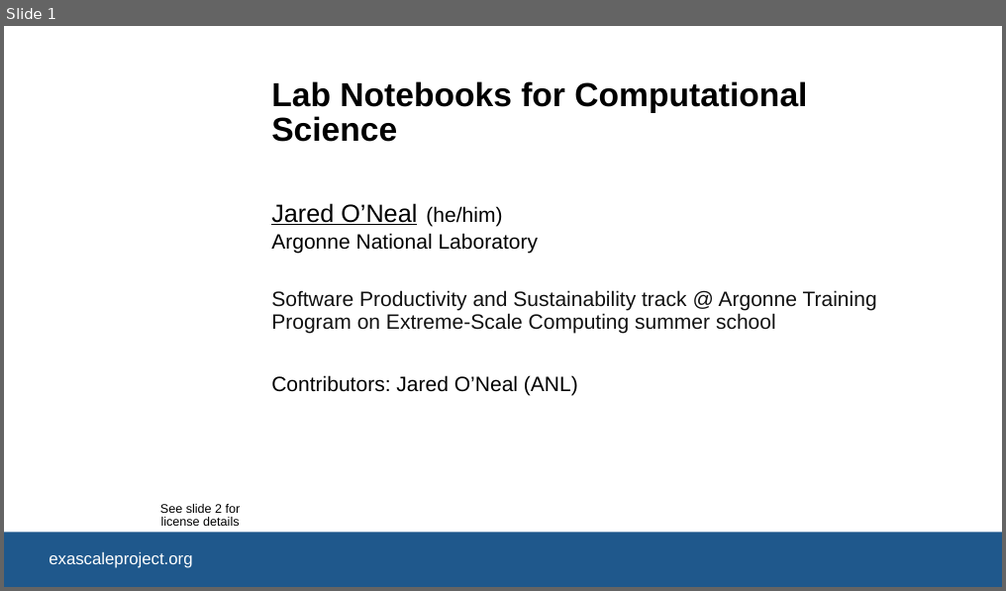
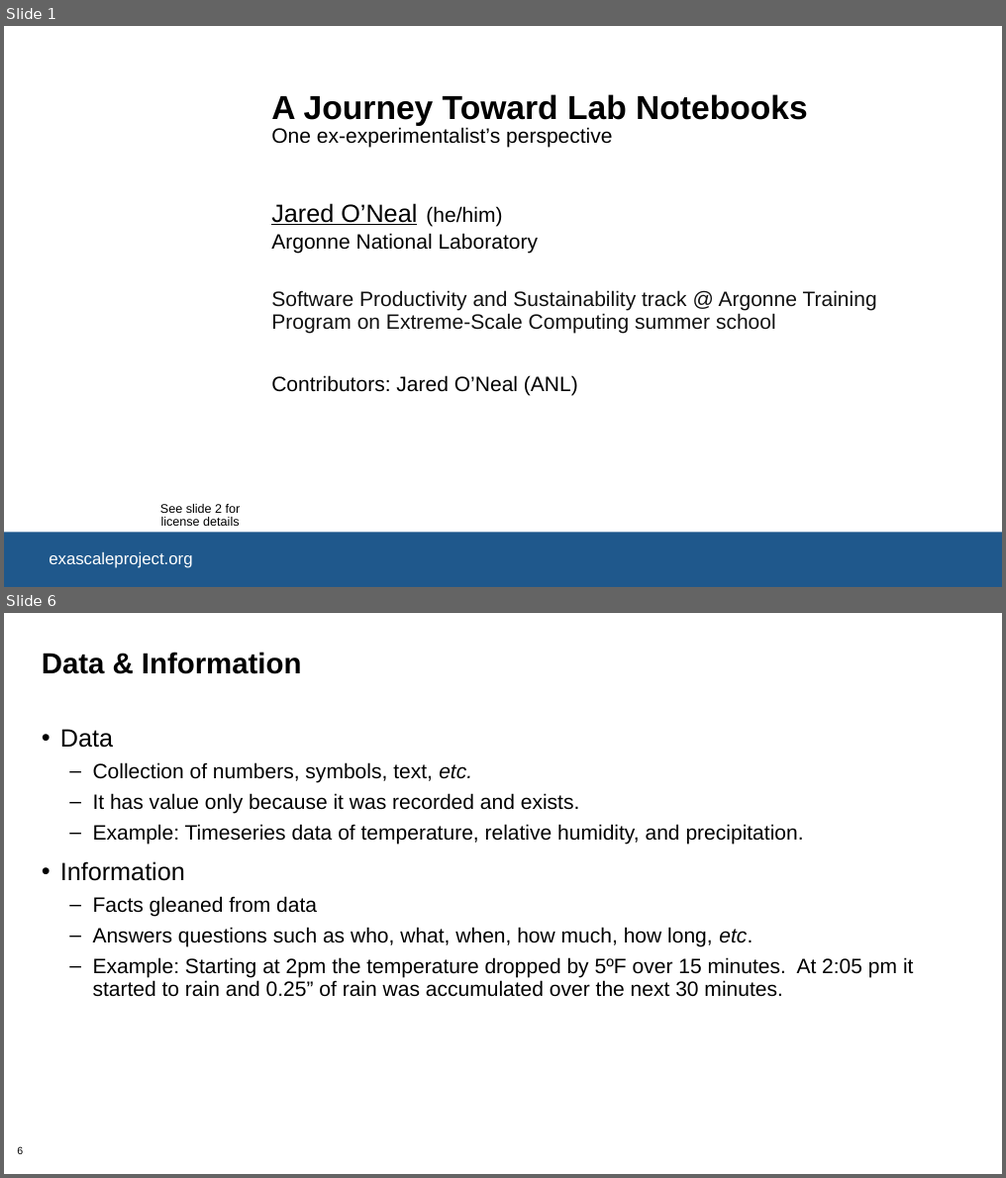
Before and after one commit to bssw-tutorial/presentations, a slide deck: lab-notebooks.pptx. Shown one above the other, each under a label of ours: slide 1 before the commit, slides 1 and 6 after it; the slides between them are not shown. The pictures are 1006x591 and 1006x1178 pixels, drawn with LibreOffice and Linux fonts; fonts in the diff are those of the drawing; background and template pictures are left out. Boxes give left, top, right and bottom in pixels: in the first picture for what was removed or moved away, otherwise in the second. Text is boxed around its words. In the diff, an @@ line names an element or a change of style, - is before the commit and + after.

```diff
--- a/lab-notebooks.pptx
+++ b/lab-notebooks.pptx
@@ slide 6 added at <box>4,613,1002,1174</box>, background #FFFFFF @@
@@ title added at <box>42,652,301,674</box>, 28 pt, text #000000, bold @@
+Data & Information
@@ text added at <box>60,729,913,997</box>, 20 pt, text #000000 @@
+• Data
+  – Collection of numbers, symbols, text, etc.
+  – It has value only because it was recorded and exists.
+  – Example: Timeseries data of temperature, relative humidity, and precipitation.
+• Information
+  – Facts gleaned from data
+  – Answers questions such as who, what, when, how much, how long, etc.
+  – Example: Starting at 2pm the temperature dropped by 5ºF over 15 minutes. At 2:05 pm it started to rain and 0.25” of rain was accumulated over the next 30 minutes.
@@ page number added at <box>17,1147,23,1155</box>, 10 pt, text #000000 @@
+6
@@ slide 1 changed as well @@
@@ title at <box>271,94,808,148</box>: text changed; size 32 to 20 pt; bold off @@
-Lab Notebooks for Computational Science
+A Journey Toward Lab Notebooks
+One ex-experimentalist’s perspective
```
Also in this commit, not shown: 19 other slides added, 1 other file.
